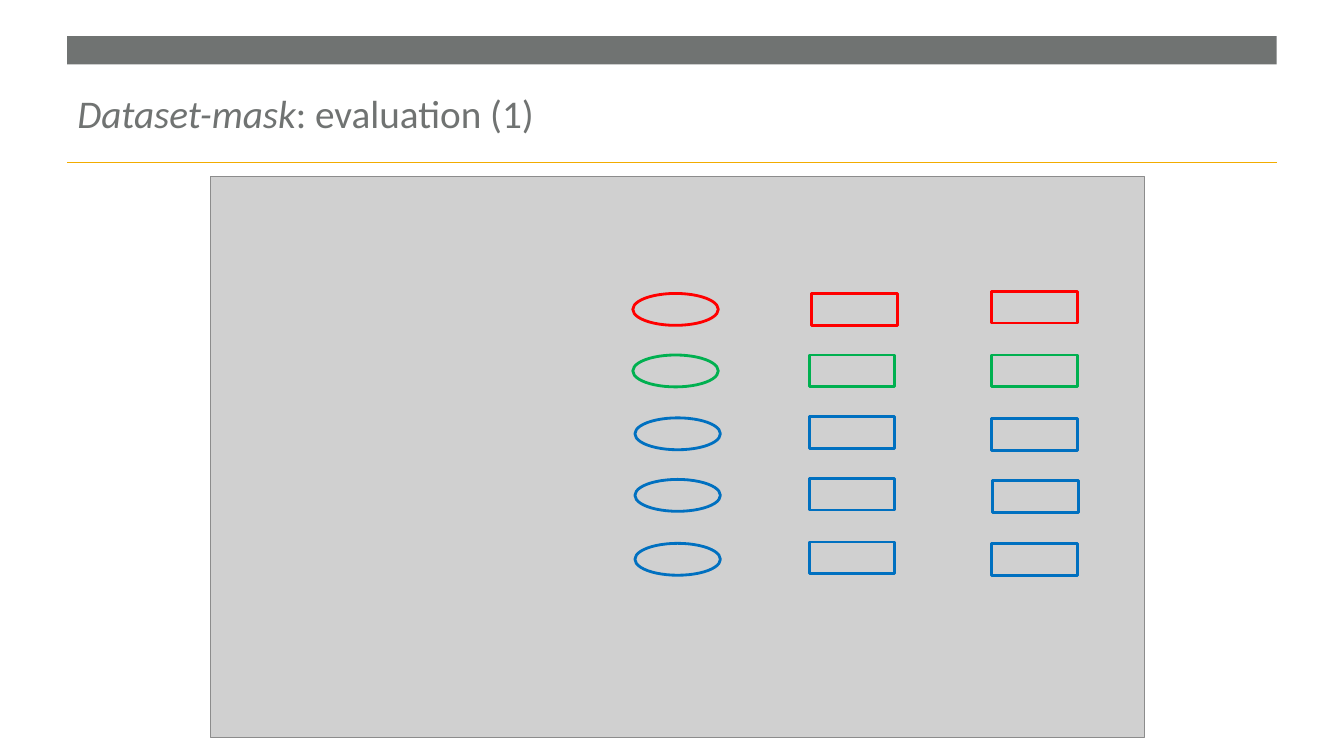
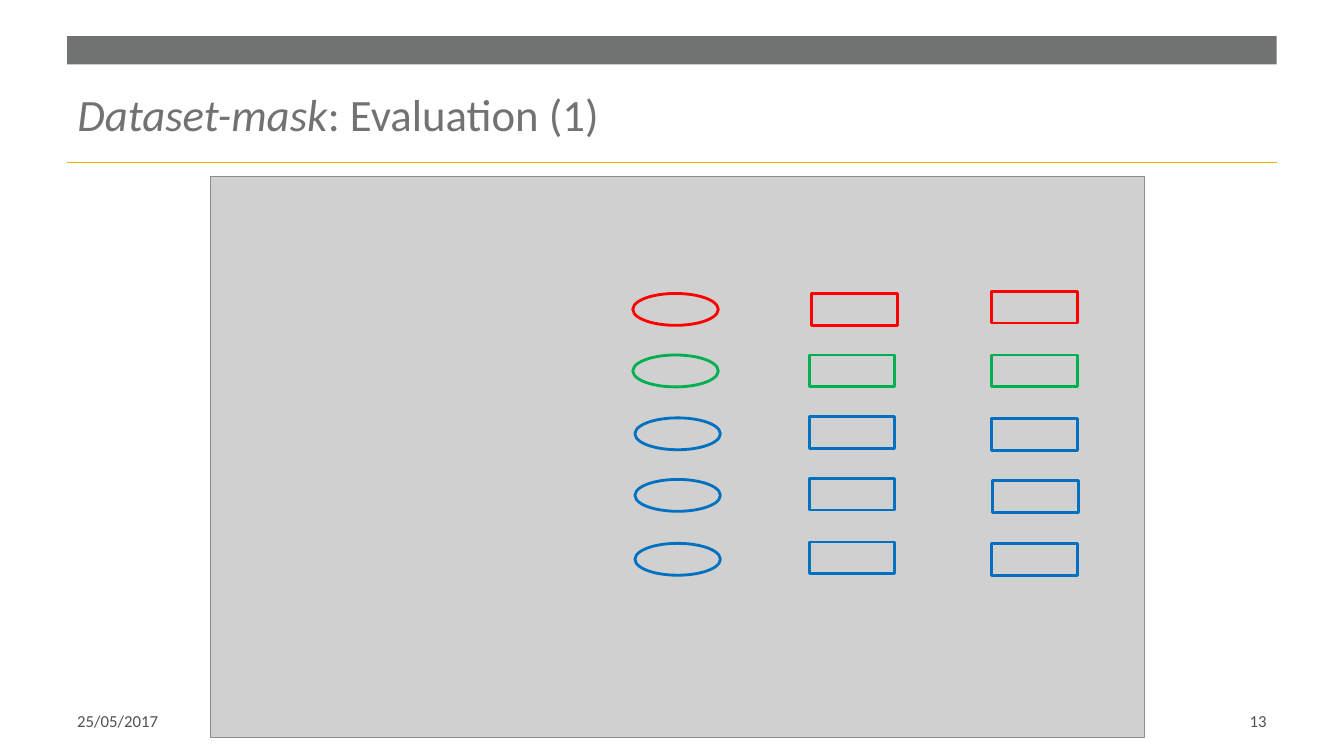
Before and after one commit to RuleML/ruleml-website, a slide deck: slide 13 of talks/WilliamVanWoensel-BottomUpOWL2RL-RuleMLWebinar-2017-05-26.pptx. Drawn at 1344x756 pixels with LibreOffice and Linux fonts; fonts in the diff are those of the drawing; grey boxes stand for pictures; background and template pictures are left out. Boxes give left, top, right and bottom in pixels: in the first picture for what was removed or moved away, otherwise in the second. Text is boxed around its words. In the diff, an @@ line names an element or a change of style, - is before the commit and + after.

```diff
--- a/talks/WilliamVanWoensel-BottomUpOWL2RL-RuleMLWebinar-2017-05-26.pptx
+++ b/talks/WilliamVanWoensel-BottomUpOWL2RL-RuleMLWebinar-2017-05-26.pptx
@@ title at (x1=77, y1=98, x2=599, y2=137): text changed; size 28 to 32 pt @@
-Dataset-mask: evaluation (1)
+Dataset-mask: Evaluation (1)
@@ text added at (x1=77, y1=715, x2=158, y2=728), 12 pt, text #52514F @@
+25/05/2017
@@ page number added at (x1=1250, y1=716, x2=1267, y2=727), 12 pt, text #52514F @@
+13
```
Also in this commit, not shown: 16 other slides changed, 4 slides added, 1 other file.
